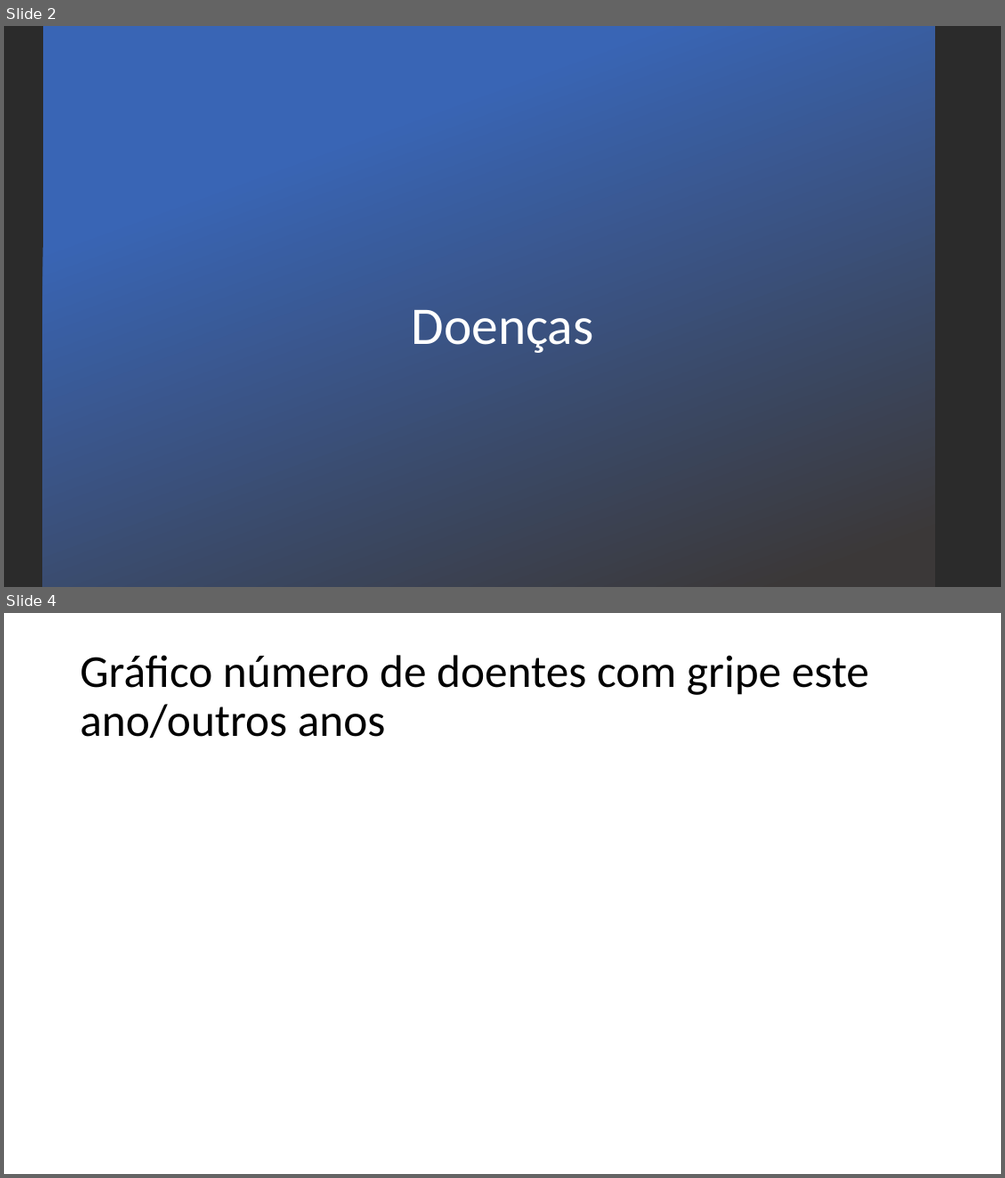
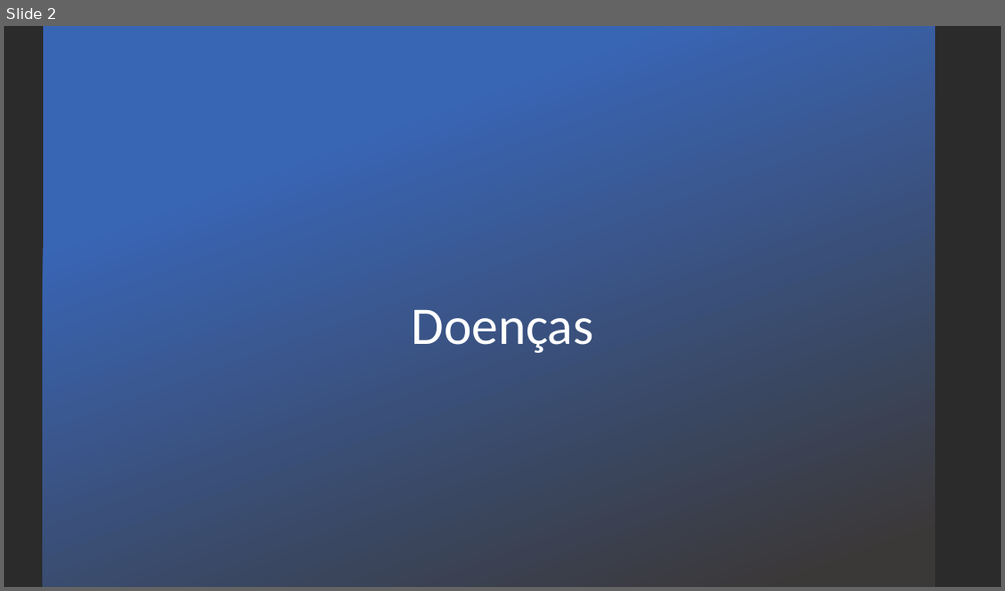
Before and after one commit to GabrielMCS01/CTI-TP, a slide deck: VantagensSociais.pptx. Shown one above the other, each under a label of ours: slides 2 and 4 before the commit, slide 2 after it; the slides between them are not shown. The pictures are 1005x1178 and 1005x591 pixels, drawn with LibreOffice and Linux fonts; fonts in the diff are those of the drawing; background and template pictures are left out; a plain dark background stands for a picture behind light text. Boxes give left, top, right and bottom in pixels: in the first picture for what was removed or moved away, otherwise in the second. Text is boxed around its words. In the diff, an @@ line names an element or a change of style, - is before the commit and + after.

Commit message:
Update VantagensSociais.pptx
grafico gripe

```diff
--- a/VantagensSociais.pptx
+++ b/VantagensSociais.pptx
@@ slide 4 removed at (4, 613, 1001, 1174), background #FFFFFF @@
@@ title removed at (80, 655, 869, 738) @@
-Gráfico número de doentes com gripe este ano/outros anos
```
Also in this commit, not shown: 2 slides changed, 1 slide added.
